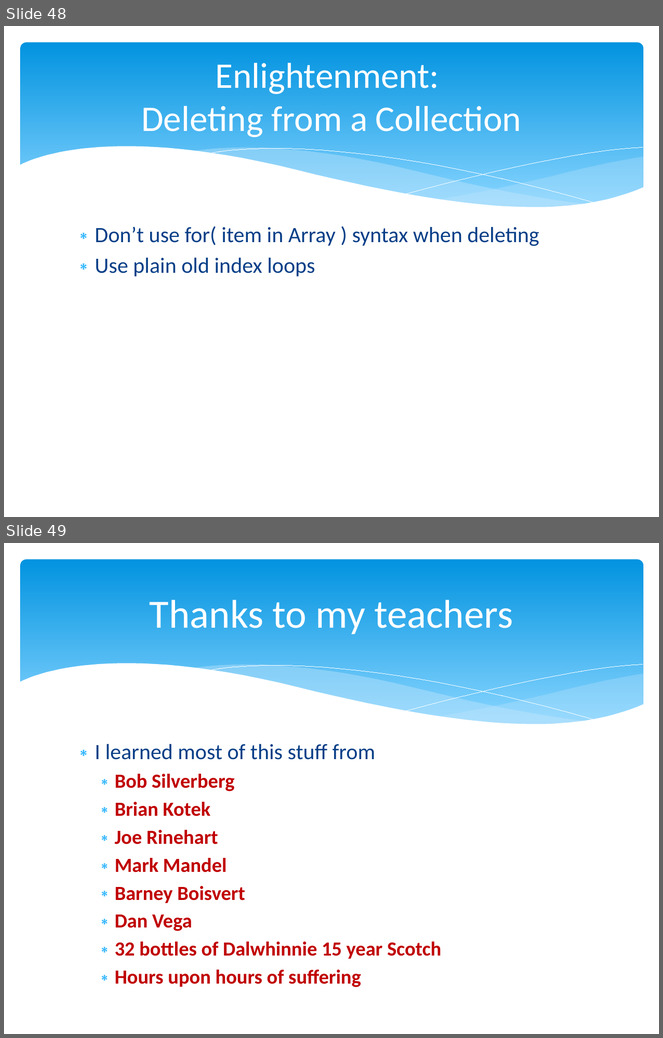
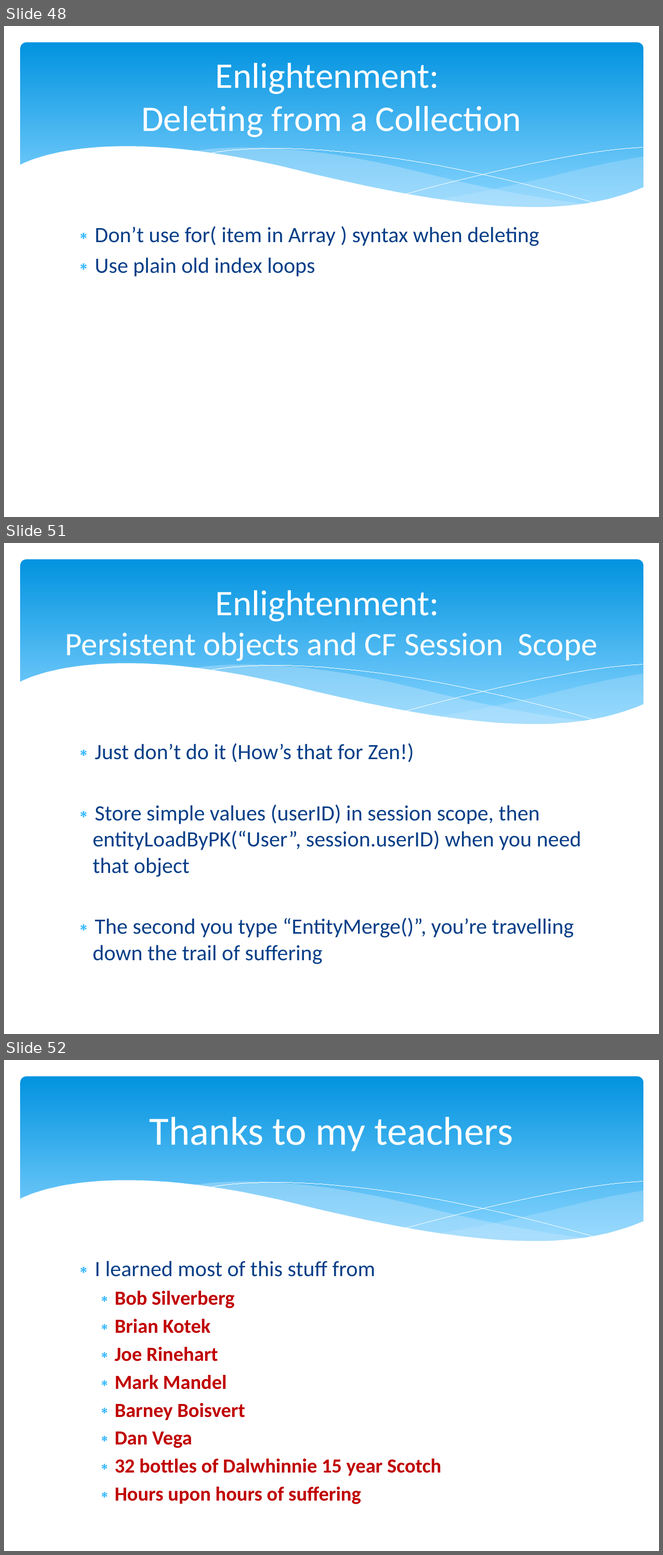
Before and after one commit to marcesher/mxunit-cfmeetups, a slide deck: CFObjective_ORMZen/preso/orm_zen.ppt.pptx. Shown one above the other, each under a label of ours: slides 48 and 49 before the commit, slides 48, 51 and 52 after it; the slides between them are not shown. The pictures are 663x1038 and 663x1555 pixels, drawn with LibreOffice and Linux fonts; fonts in the diff are those of the drawing. Boxes give left, top, right and bottom in pixels: in the first picture for what was removed or moved away, otherwise in the second. Text is boxed around its words. In the diff, an @@ line names an element or a change of style, - is before the commit and + after.

```diff
--- a/CFObjective_ORMZen/preso/orm_zen.ppt.pptx
+++ b/CFObjective_ORMZen/preso/orm_zen.ppt.pptx
@@ slide 51 added at [4,543,659,1034], background #FFFFFF; not listed: 6 template elements that a slide beside it also shows @@
@@ title added at [65,590,598,661], 36 pt, text #FFFFFF @@
+Enlightenment:
+Persistent objects and CF Session Scope
@@ text added at [93,743,582,965], 24 pt, text #073E87 @@
+∗ Just don’t do it (How’s that for Zen!)
+∗ Store simple values (userID) in session scope, then entityLoadByPK(“User”, session.userID) when you need that object
+∗ The second you type “EntityMerge()”, you’re travelling down the trail of suffering
@@ what was slide 49 is now slide 52 @@
```
Also in this commit, not shown: 3 other slides added.
